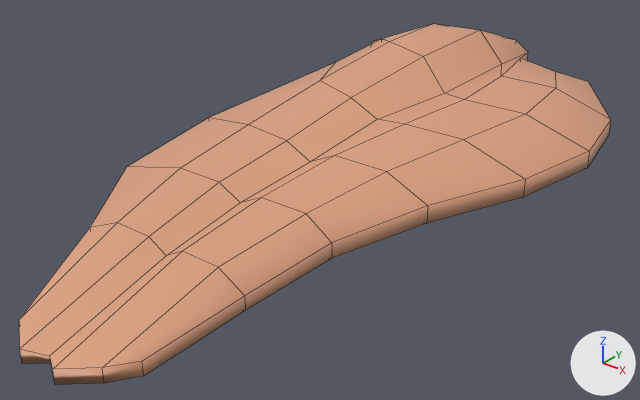
What one commit did to the FBX model Assets/Assets/Models/Kitchen/ingredients/Fish & Chips/Raw Fish/mesh_rawfish_02.fbx.
Both versions are drawn from a 50 mm camera at (0.217, -0.298, 0.163) aimed at (-0.006, -0.02, -0.01). Every picture has the same lights, and +X, +Y and +Z are marked at lower right. Mesh edges are drawn as thin lines. Where no turn or scale is listed for an object, it has been applied to the vertices.

Script lines for the objects in view, before the commit:
```python
me_mesh = bpy.data.meshes.new('Mesh')
me_mesh.from_pydata(...)  # 112 vertices, 110 faces; spans x -0.084..0.084, y -0.183..0.183, z -0.003..0.034
me_mesh.materials.append(mat_mat_rawfish)  # beige #dea380
ob_mesh_rawfish_02 = bpy.data.objects.new('mesh_rawfish_02', me_mesh)
ob_mesh_rawfish_02.location = (0.0, 0.0, 0.0)
```
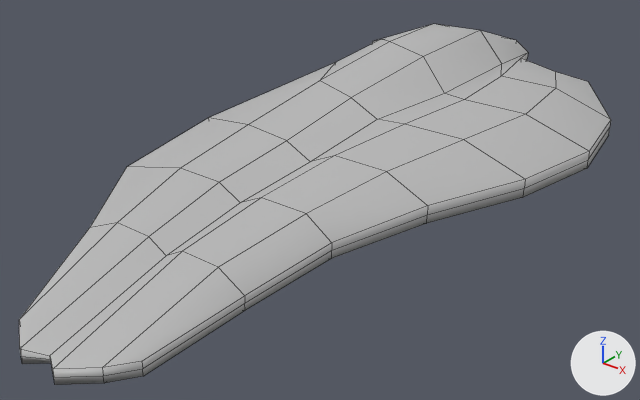
The newer file is also turned or shifted as a whole; pictures and numbers use the older file's frame.

Boxes [x1, y1, x2, y2] around the edits, measured in the pictures (640 x 400 px):
part 1 of me_mesh, built on: [20, 40, 611, 385] in both
part 2 of me_mesh, recoloured (beige to grey): [19, 24, 611, 369] in both

What the commit changed:
Material 'mat_fish_bottom' (mat_mat_fish_bottom) is new.
Its base color is (0.5, 0.5, 0.5) (grey #bcbcbc).
Material 'mat_fish_top' (mat_mat_fish_top) is new.
Its base color is (0.5, 0.5, 0.5) (grey #bcbcbc).
me_mesh is used by ob_mesh_rawfish_02; location (0.0, 0.0, 0.0).
me_mesh had 112 vertices, 110 faces and spanned x -0.084..0.084, y -0.183..0.183, z -0.003..0.034.
me_mesh now has 138 vertices, 136 faces and spans x -0.084..0.084, y -0.183..0.183, z -0.003..0.034.
Part 1, on me_mesh:
26 faces are deleted.
21 vertices are added at x -0.08..0.046, y -0.183..0.183, z 0.005..0.017.
5 new vertices lie (0.0, 0.0, 0.004) away from vertices in x -0.007..0.084, y -0.031..0.179, z 0.003..0.004.
26 new faces join them, mat_mat_fish_top (grey #bcbcbc).
26 new faces join them, mat_mat_fish_bottom (grey #bcbcbc).
me_mesh part 2: 42 faces spanning x -0.08..0.084, y -0.183..0.183, z 0.006..0.034 switch from mat_mat_rawfish (beige #dea380) to mat_mat_fish_top (grey #bcbcbc).
me_mesh now uses material mat_mat_fish_bottom (grey #bcbcbc).
